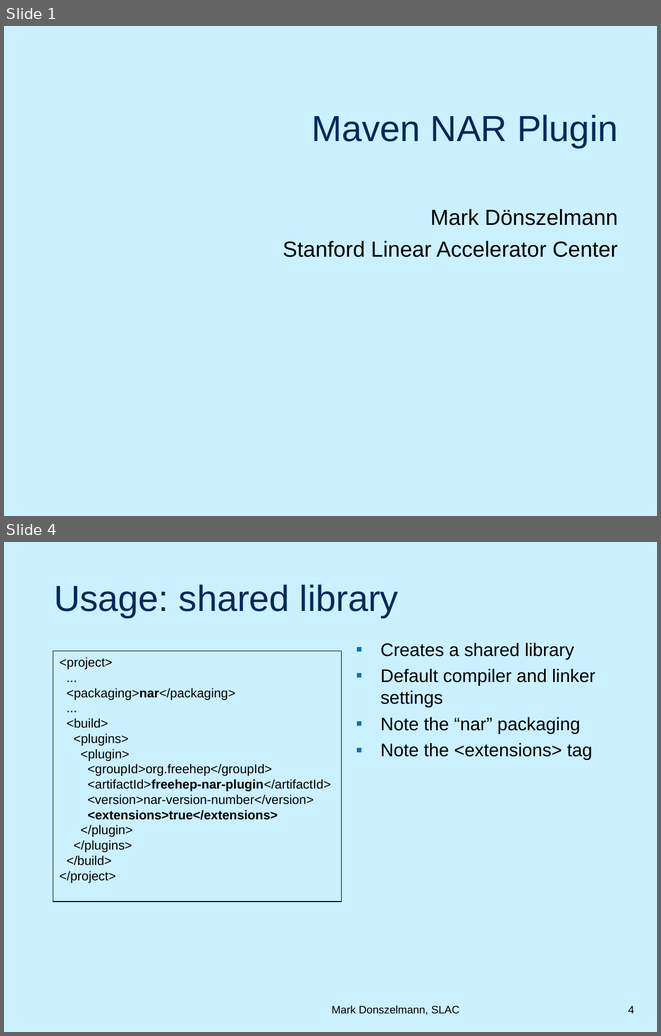
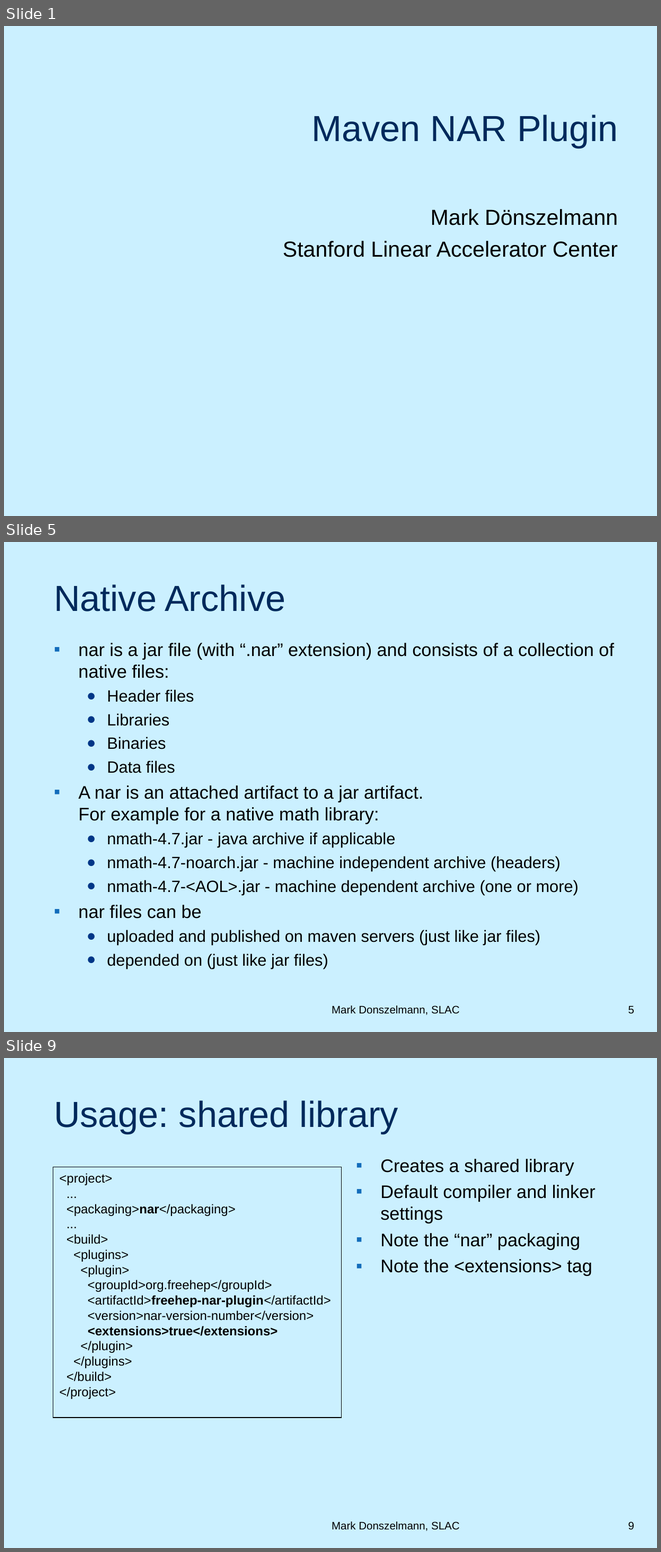
Before and after one commit to duns/freehep-nar-plugin, a slide deck: src/site/NARPlugin.ppt. Shown one above the other, each under a label of ours: slides 1 and 4 before the commit, slides 1, 5 and 9 after it; the slides between them are not shown. The pictures are 661x1036 and 661x1552 pixels, drawn with LibreOffice and Linux fonts; fonts in the diff are those of the drawing; background and template pictures are left out. Boxes give left, top, right and bottom in pixels: in the first picture for what was removed or moved away, otherwise in the second. Text is boxed around its words. In the diff, an @@ line names an element or a change of style, - is before the commit and + after.

```diff
--- a/src/site/NARPlugin.ppt
+++ b/src/site/NARPlugin.ppt
@@ slide 5 added at (x1=4, y1=542, x2=657, y2=1032), background picture (left out) @@
@@ title added at (x1=54, y1=584, x2=285, y2=611), 40 pt, text #00295B @@
+Native Archive
@@ text added at (x1=78, y1=643, x2=614, y2=968), 18 pt, text #000000 @@
+▪ nar is a jar file (with “.nar” extension) and consists of a collection of native files:
+  ● Header files
+  ● Libraries
+  ● Binaries
+  ● Data files
+▪ A nar is an attached artifact to a jar artifact.
+  For example for a native math library:
+  ● nmath-4.7.jar - java archive if applicable
+  ● nmath-4.7-noarch.jar - machine independent archive (headers)
+  ● nmath-4.7-<AOL>.jar - machine dependent archive (one or more)
+▪ nar files can be
+  ● uploaded and published on maven servers (just like jar files)
+  ● depended on (just like jar files)
@@ text added at (x1=332, y1=1005, x2=460, y2=1015), 12 pt, text #000000 @@
+Mark Donszelmann, SLAC
@@ page number added at (x1=628, y1=1006, x2=634, y2=1014), 12 pt, text #000000 @@
+5
@@ what was slide 4 is now slide 9 @@
@@ page number at (x1=628, y1=1521, x2=634, y2=1530): text changed @@
-4
+9
```
Also in this commit, not shown: 11 slides changed, 9 other slides added, 1 other file.
